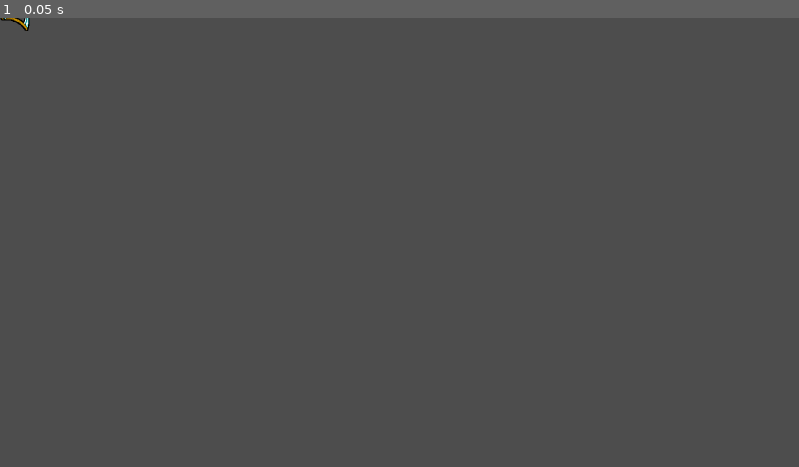
Above: before the commit, frame 1.
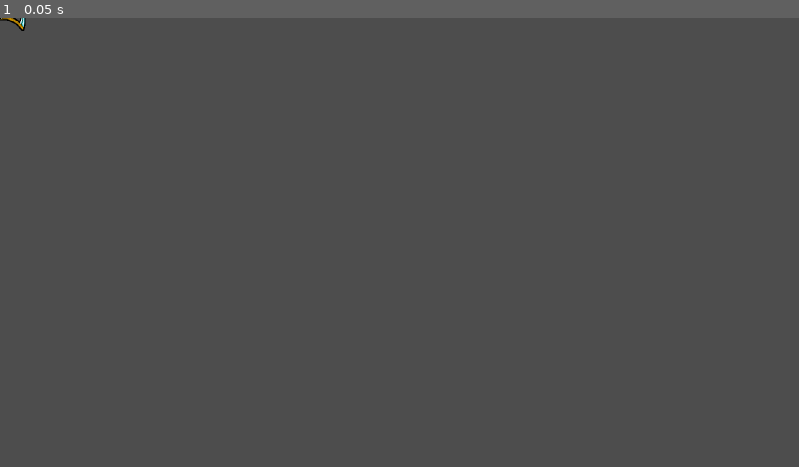
Above: after the commit, the same moment.

Repository: TheRealComedian/sam-pj16
Game: Godot game, scene res://scenes/weapons/scythePlayer.tscn
Same seed, same stepped clock (60 frames per second), same inputs: the game is played once before the commit and once after it. This scene is started directly instead of the project's main scene.
Inputs:
- Up to frame 1 (0.05 s): no input

The runs differ from the first frame. In frame 1, less than 0.1% of the frame differs, in the area x 0-4%, y 0-3%.

Commit message:
saved scythe animation and applied reaper version

Diff:
--- /dev/null
+++ b/resources/sprite_frames/scythe_enemy.tres
@@ -0,0 +1,43 @@
+[gd_resource type="SpriteFrames" load_steps=6 format=3 uid="uid://cvqfsru3wegq"]
+
+[ext_resource type="Texture2D" uid="uid://uk8hgdnlkn0n" path="res://assets/sprites/weapons/old weapon sprites/ReaperScythe4.png" id="1_ils3p"]
+[ext_resource type="Texture2D" uid="uid://bgirxqu6a5247" path="res://assets/sprites/weapons/old weapon sprites/ReaperScythe.png" id="2_72ome"]
+[ext_resource type="Texture2D" uid="uid://ms3q8yxfelg" path="res://assets/sprites/weapons/old weapon sprites/ReaperScythe1.png" id="3_pym2x"]
+[ext_resource type="Texture2D" uid="uid://b12a0jknqjyw6" path="res://assets/sprites/weapons/old weapon sprites/ReaperScythe2.png" id="4_kben4"]
+[ext_resource type="Texture2D" uid="uid://d3i85ef2kgxdh" path="res://assets/sprites/weapons/old weapon sprites/ReaperScythe3.png" id="5_ywokf"]
+
+[resource]
+animations = [{
+"frames": [{
+"duration": 1.0,
+"texture": ExtResource("1_ils3p")
+}],
+"loop": false,
+"name": &"active",
+"speed": 5.0
+}, {
+"frames": [{
+"duration": 1.0,
+"texture": ExtResource("2_72ome")
+}],
+"loop": false,
+"name": &"idle",
+"speed": 5.0
+}, {
+"frames": [{
+"duration": 1.0,
+"texture": ExtResource("3_pym2x")
+}, {
+"duration": 1.0,
+"texture": ExtResource("4_kben4")
+}, {
+"duration": 1.0,
+"texture": ExtResource("5_ywokf")
+}, {
+"duration": 1.0,
+"texture": ExtResource("1_ils3p")
+}],
+"loop": false,
+"name": &"windup",
+"speed": 5.0
+}]
--- /dev/null
+++ b/resources/sprite_frames/scythe_player.tres
@@ -0,0 +1,133 @@
+[gd_resource type="SpriteFrames" load_steps=18 format=3 uid="uid://biht7u5tfiwpl"]
+
+[ext_resource type="Texture2D" uid="uid://qfwt6sq8cey3" path="res://assets/sprites/weapons/Scythe Sheet Alpha.png" id="1_di4w3"]
+
+[sub_resource type="AtlasTexture" id="AtlasTexture_18ycu"]
+atlas = ExtResource("1_di4w3")
+region = Rect2(128, 64, 64, 64)
+
+[sub_resource type="AtlasTexture" id="AtlasTexture_aow33"]
+atlas = ExtResource("1_di4w3")
+region = Rect2(0, 0, 64, 64)
+
+[sub_resource type="AtlasTexture" id="AtlasTexture_2aptr"]
+atlas = ExtResource("1_di4w3")
+region = Rect2(64, 0, 64, 64)
+
+[sub_resource type="AtlasTexture" id="AtlasTexture_iaf4t"]
+atlas = ExtResource("1_di4w3")
+region = Rect2(128, 0, 64, 64)
+
+[sub_resource type="AtlasTexture" id="AtlasTexture_km5ag"]
+atlas = ExtResource("1_di4w3")
+region = Rect2(192, 0, 64, 64)
+
+[sub_resource type="AtlasTexture" id="AtlasTexture_4mokm"]
+atlas = ExtResource("1_di4w3")
+region = Rect2(256, 0, 64, 64)
+
+[sub_resource type="AtlasTexture" id="AtlasTexture_6iykq"]
+atlas = ExtResource("1_di4w3")
+region = Rect2(320, 0, 64, 64)
+
+[sub_resource type="AtlasTexture" id="AtlasTexture_jkdy5"]
+atlas = ExtResource("1_di4w3")
+region = Rect2(256, 0, 64, 64)
+
+[sub_resource type="AtlasTexture" id="AtlasTexture_ubx08"]
+atlas = ExtResource("1_di4w3")
+region = Rect2(192, 0, 64, 64)
+
+[sub_resource type="AtlasTexture" id="AtlasTexture_juvc1"]
+atlas = ExtResource("1_di4w3")
+region = Rect2(128, 0, 64, 64)
+
+[sub_resource type="AtlasTexture" id="AtlasTexture_3jny4"]
+atlas = ExtResource("1_di4w3")
+region = Rect2(64, 0, 64, 64)
+
+[sub_resource type="AtlasTexture" id="AtlasTexture_rvf0c"]
+atlas = ExtResource("1_di4w3")
+region = Rect2(0, 0, 64, 64)
+
+[sub_resource type="AtlasTexture" id="AtlasTexture_vnrjh"]
+atlas = ExtResource("1_di4w3")
+region = Rect2(0, 0, 64, 64)
+
+[sub_resource type="AtlasTexture" id="AtlasTexture_niuon"]
+atlas = ExtResource("1_di4w3")
+region = Rect2(0, 64, 64, 64)
+
+[sub_resource type="AtlasTexture" id="AtlasTexture_v1ai8"]
+atlas = ExtResource("1_di4w3")
+region = Rect2(64, 64, 64, 64)
+
+[sub_resource type="AtlasTexture" id="AtlasTexture_v8502"]
+atlas = ExtResource("1_di4w3")
+region = Rect2(128, 64, 64, 64)
+
+[resource]
+animations = [{
+"frames": [{
+"duration": 1.0,
+"texture": SubResource("AtlasTexture_18ycu")
+}],
+"loop": false,
+"name": &"active",
+"speed": 5.0
+}, {
+"frames": [{
+"duration": 25.0,
+"texture": SubResource("AtlasTexture_aow33")
+}, {
+"duration": 1.0,
+"texture": SubResource("AtlasTexture_2aptr")
+}, {
+"duration": 1.0,
+"texture": SubResource("AtlasTexture_iaf4t")
+}, {
+"duration": 1.0,
+"texture": SubResource("AtlasTexture_km5ag")
+}, {
+"duration": 1.0,
+"texture": SubResource("AtlasTexture_4mokm")
+}, {
+"duration": 1.0,
+"texture": SubResource("AtlasTexture_6iykq")
+}, {
+"duration": 1.0,
+"texture": SubResource("AtlasTexture_jkdy5")
+}, {
+"duration": 1.0,
+"texture": SubResource("AtlasTexture_ubx08")
+}, {
+"duration": 1.0,
+"texture": SubResource("AtlasTexture_juvc1")
+}, {
+"duration": 1.0,
+"texture": SubResource("AtlasTexture_3jny4")
+}, {
+"duration": 1.0,
+"texture": SubResource("AtlasTexture_rvf0c")
+}],
+"loop": true,
+"name": &"idle",
+"speed": 10.0
+}, {
+"frames": [{
+"duration": 1.0,
+"texture": SubResource("AtlasTexture_vnrjh")
+}, {
+"duration": 1.0,
+"texture": SubResource("AtlasTexture_niuon")
+}, {
+"duration": 1.0,
+"texture": SubResource("AtlasTexture_v1ai8")
+}, {
+"duration": 1.0,
+"texture": SubResource("AtlasTexture_v8502")
+}],
+"loop": false,
+"name": &"windup",
+"speed": 5.0
+}]
--- a/scenes/entities/enemies/reaper/reaper.tscn
+++ b/scenes/entities/enemies/reaper/reaper.tscn
@@ -1,8 +1,9 @@
-[gd_scene load_steps=20 format=3 uid="uid://byve87xjow6s"]
+[gd_scene load_steps=22 format=3 uid="uid://byve87xjow6s"]
 
 [ext_resource type="PackedScene" uid="uid://y28itm0e1koh" path="res://scenes/entities/enemies/enemy_base/enemy.tscn" id="1_mjkf8"]
 [ext_resource type="Texture2D" uid="uid://ciau6cdbwqtfw" path="res://assets/sprites/entities/Reaper_Sheet_Edit_5.png" id="2_wpq7c"]
 [ext_resource type="PackedScene" uid="uid://ggje00ded7ue" path="res://scenes/weapons/scythe.tscn" id="3_2y1y3"]
+[ext_resource type="SpriteFrames" uid="uid://cvqfsru3wegq" path="res://resources/sprite_frames/scythe_enemy.tres" id="4_o0gbm"]
 
 [sub_resource type="CapsuleShape2D" id="CapsuleShape2D_h8kj3"]
 radius = 24.0
@@ -107,6 +108,10 @@
 radius = 24.0
 height = 96.0
 
+[sub_resource type="CapsuleShape2D" id="CapsuleShape2D_gpfxx"]
+radius = 16.0514
+height = 100.665
+
 [node name="Reaper" node_paths=PackedStringArray("weapon") instance=ExtResource("1_mjkf8")]
 weapon = NodePath("Scythe")
 
@@ -136,8 +141,13 @@
 shape = SubResource("CapsuleShape2D_kyci6")
 
 [node name="Scythe" parent="." index="9" instance=ExtResource("3_2y1y3")]
-position = Vector2(8, 0)
 
-[connection signal="velocity_computed" from="NavigationAgent2D" to="FiniteStateMachine/Chase" method="velocity_computed"]
+[node name="AnimatedSprite2D" parent="Scythe" index="0"]
+position = Vector2(40, 1.8332e-12)
+sprite_frames = ExtResource("4_o0gbm")
+
+[node name="CollisionShape2D" parent="Scythe/Hitbox" index="0"]
+position = Vector2(64, 8)
+shape = SubResource("CapsuleShape2D_gpfxx")
 
 [editable path="Scythe"]
--- a/scenes/weapons/scythe.tscn
+++ b/scenes/weapons/scythe.tscn
@@ -1,49 +1,9 @@
-[gd_scene load_steps=11 format=3 uid="uid://ggje00ded7ue"]
+[gd_scene load_steps=6 format=3 uid="uid://ggje00ded7ue"]
 
 [ext_resource type="Script" path="res://scenes/weapons/scythe.gd" id="1_e0m33"]
 [ext_resource type="PackedScene" uid="uid://cdpdshtgj402p" path="res://scenes/weapons/projectiles/scythe_projectile.tscn" id="2_sxkyp"]
-[ext_resource type="Texture2D" uid="uid://bgirxqu6a5247" path="res://assets/sprites/weapons/old weapon sprites/ReaperScythe.png" id="3_sxu5p"]
-[ext_resource type="Texture2D" uid="uid://ms3q8yxfelg" path="res://assets/sprites/weapons/old weapon sprites/ReaperScythe1.png" id="4_3wqds"]
-[ext_resource type="Texture2D" uid="uid://b12a0jknqjyw6" path="res://assets/sprites/weapons/old weapon sprites/ReaperScythe2.png" id="5_u344v"]
-[ext_resource type="Texture2D" uid="uid://d3i85ef2kgxdh" path="res://assets/sprites/weapons/old weapon sprites/ReaperScythe3.png" id="6_o2c1o"]
-[ext_resource type="Texture2D" uid="uid://uk8hgdnlkn0n" path="res://assets/sprites/weapons/old weapon sprites/ReaperScythe4.png" id="7_00bua"]
+[ext_resource type="SpriteFrames" uid="uid://biht7u5tfiwpl" path="res://resources/sprite_frames/scythe_player.tres" id="3_3w1vy"]
 [ext_resource type="Script" path="res://scenes/components/hitbox_component.gd" id="10_a4281"]
-
-[sub_resource type="SpriteFrames" id="SpriteFrames_3luq4"]
-animations = [{
-"frames": [{
-"duration": 1.0,
-"texture": ExtResource("7_00bua")
-}],
-"loop": true,
-"name": &"active",
-"speed": 5.0
-}, {
-"frames": [{
-"duration": 1.0,
-"texture": ExtResource("3_sxu5p")
-}],
-"loop": true,
-"name": &"idle",
-"speed": 5.0
-}, {
-"frames": [{
-"duration": 1.0,
-"texture": ExtResource("4_3wqds")
-}, {
-"duration": 1.0,
-"texture": ExtResource("5_u344v")
-}, {
-"duration": 1.0,
-"texture": ExtResource("6_o2c1o")
-}, {
-"duration": 1.0,
-"texture": ExtResource("7_00bua")
-}],
-"loop": true,
-"name": &"windup",
-"speed": 5.0
-}]
 
 [sub_resource type="CapsuleShape2D" id="CapsuleShape2D_x4j66"]
 radius = 16.0514
@@ -59,14 +19,15 @@
 sprite = NodePath("AnimatedSprite2D")
 
 [node name="AnimatedSprite2D" type="AnimatedSprite2D" parent="."]
-position = Vector2(8, -2)
-rotation = 1.56982
+position = Vector2(32, 1.8332e-12)
+rotation = 1.57079
 scale = Vector2(1.0174, 1.07969)
-sprite_frames = SubResource("SpriteFrames_3luq4")
-animation = &"windup"
+sprite_frames = ExtResource("3_3w1vy")
+animation = &"idle"
+autoplay = "idle"
 
 [node name="Hitbox" type="Area2D" parent="."]
-position = Vector2(47, -20)
+position = Vector2(40, -16)
 collision_layer = 8
 collision_mask = 96
 script = ExtResource("10_a4281")
--- a/scenes/weapons/scythePlayer.tscn
+++ b/scenes/weapons/scythePlayer.tscn
@@ -125,21 +125,17 @@
 radius = 9.21954
 height = 57.9142
 
-[node name="Scythe" type="Node2D" node_paths=PackedStringArray("sprite", "hitbox")]
+[node name="Scythe" type="Node2D" node_paths=PackedStringArray("hitbox", "sprite")]
 script = ExtResource("1_aony7")
-sprite = NodePath("AnimatedSprite2D")
 hitbox = NodePath("Hitbox/CollisionShape2D")
 projectile = ExtResource("2_5sni4")
 arrow_count = 3
 arc = 131.611
 fire_rate = 2.381
-
-[node name="CursorFacing" type="RayCast2D" parent="."]
-position = Vector2(0, -28)
-target_position = Vector2(36, 0)
+sprite = NodePath("AnimatedSprite2D")
 
 [node name="AnimatedSprite2D" type="AnimatedSprite2D" parent="."]
-position = Vector2(36, 1)
+position = Vector2(26.5818, 0.590515)
 rotation = 1.56982
 scale = Vector2(1.0174, 1.07969)
 sprite_frames = SubResource("SpriteFrames_3luq4")
@@ -147,7 +143,7 @@
 frame_progress = 0.892548
 
 [node name="Hitbox" type="Area2D" parent="."]
-position = Vector2(47, -20)
+position = Vector2(37.5818, -20.4095)
 collision_layer = 8
 collision_mask = 96
 script = ExtResource("8_dq6ob")
